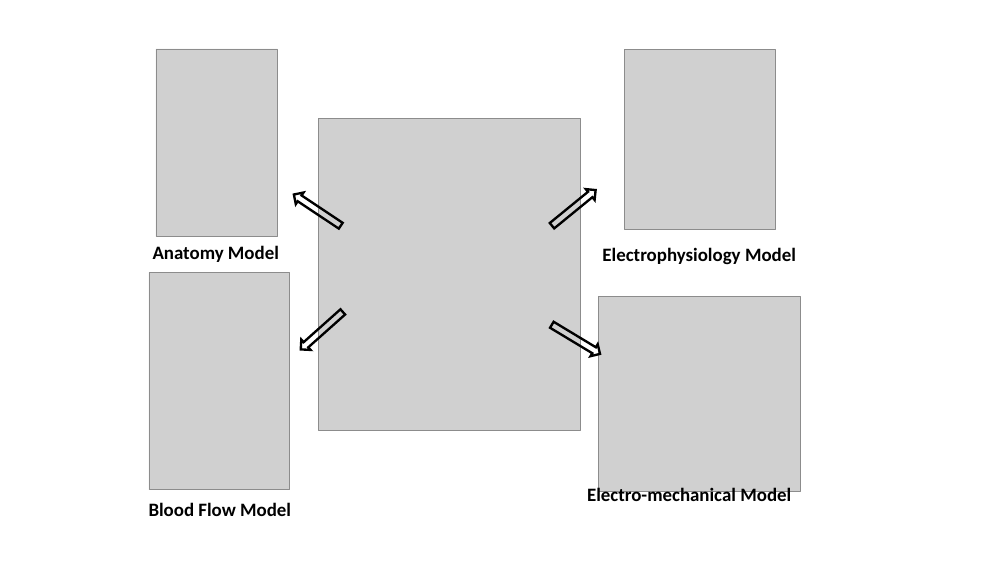
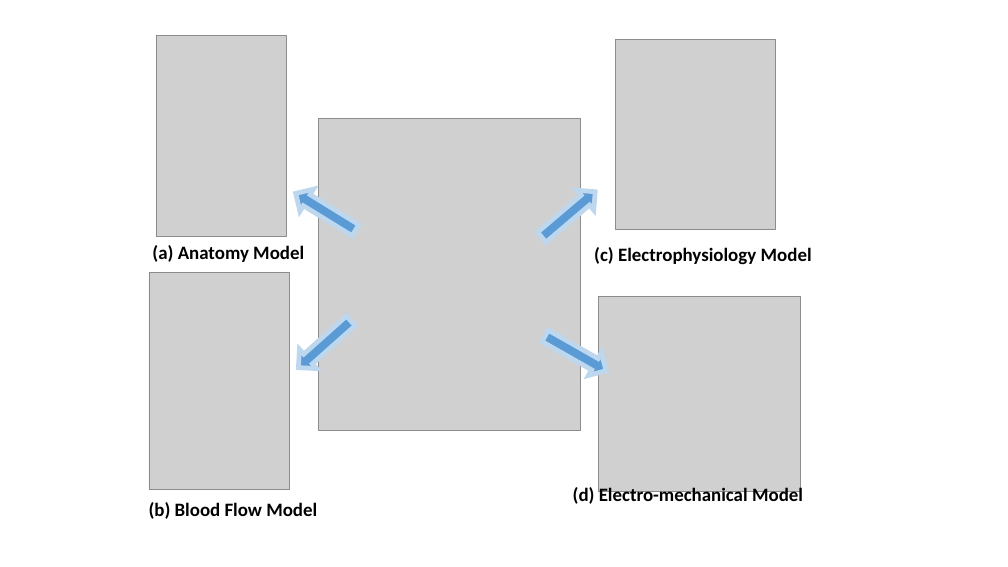
Before and after one commit to mlab-upenn/FnEDA, a slide deck: slide 1 of figs/models.pptx. Drawn at 1008x567 pixels with LibreOffice and Linux fonts; fonts in the diff are those of the drawing; grey boxes stand for pictures. Boxes give left, top, right and bottom in pixels: in the first picture for what was removed or moved away, otherwise in the second. Text is boxed around its words. In the diff, an @@ line names an element or a change of style, - is before the commit and + after.

```diff
--- a/figs/models.pptx
+++ b/figs/models.pptx
@@ picture: place and size @@
-picture at <box>156,49,278,237</box>
+picture at <box>156,36,286,237</box>
@@ picture: place and size @@
-picture at <box>625,50,776,230</box>
+picture at <box>616,39,776,229</box>
@@ right arrow at <box>289,182,362,241</box>: fill none to #5B9BD5; outline #000000 2.25 pt to #BDD7EE 4.5 pt; rotation 213 to 211 degrees @@
@@ right arrow at <box>534,182,604,247</box>: fill none to #5B9BD5; outline #000000 2.25 pt to #BDD7EE 4.5 pt; rotation 320 to 319 degrees @@
@@ text at <box>152,245,304,262</box>: text changed @@
-Anatomy Model
+(a) Anatomy Model
@@ text at <box>594,247,812,265</box>: text changed @@
-Electrophysiology Model
+(c) Electrophysiology Model
@@ right arrow: place and size @@
-right arrow at <box>296,307,347,354</box>
+right arrow at <box>290,311,360,377</box>
@@ right arrow at <box>290,311,360,377</box>: fill none to #5B9BD5; outline #000000 2.25 pt to #BDD7EE 4.5 pt @@
@@ right arrow at <box>539,325,613,382</box>: fill none to #5B9BD5; outline #000000 2.25 pt to #BDD7EE 4.5 pt; rotation 31 to 29 degrees @@
@@ text at <box>149,502,317,519</box>: text changed @@
-Blood Flow Model
+(b) Blood Flow Model
@@ text at <box>573,485,803,506</box>: text changed @@
-Electro-mechanical Model
+(d) Electro-mechanical Model
```
Also in this commit, not shown: 12 other files.
